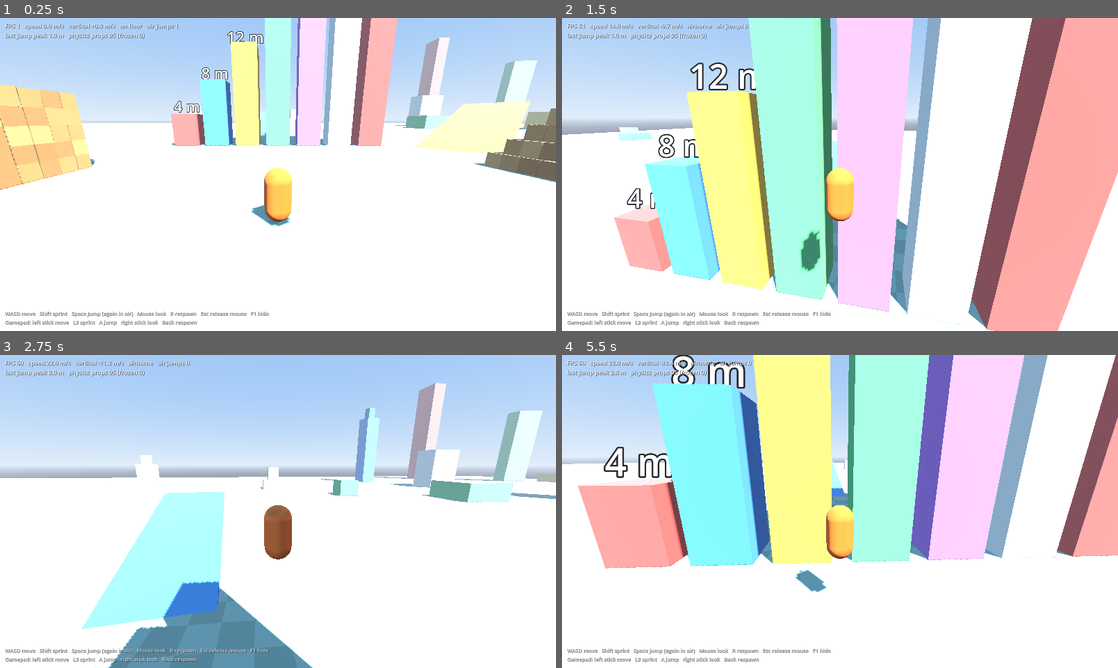
Above: before the commit, frames 1-4 (two rows, left to right).
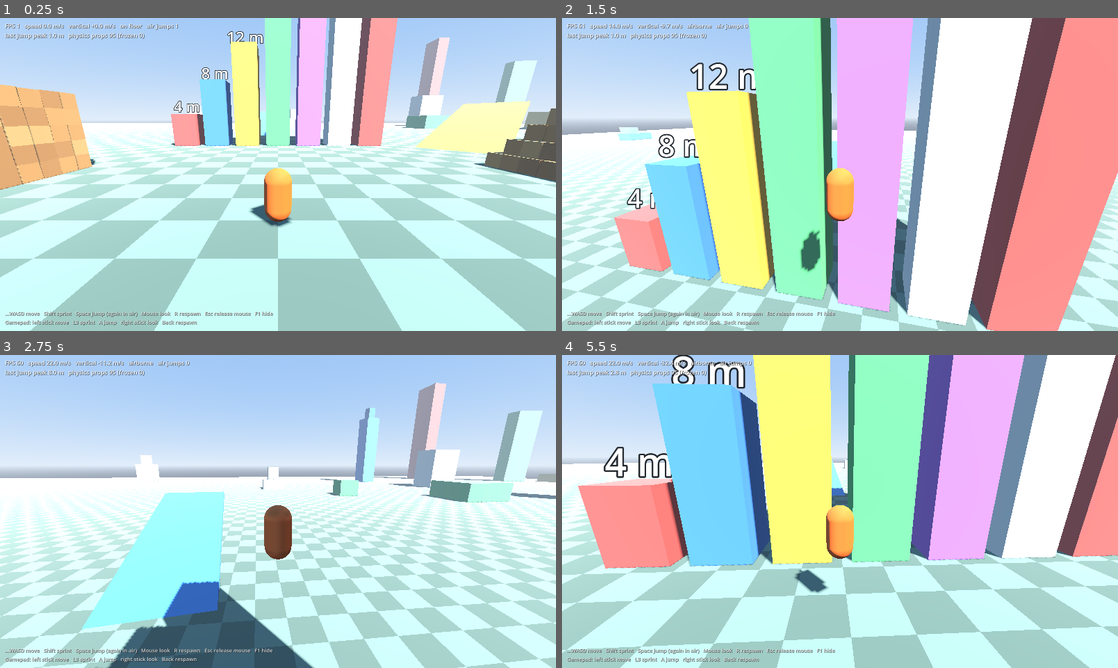
Above: after the commit, the same moments.

Repository: ashalluf/rando-game
Game: Godot game, scene res://scenes/levels/test_box.tscn
The game is run twice, just before and just after one commit, with the same random seed, the same clock (stepped at 60 frames per second) and the same inputs.
Inputs (mouse positions are in pixels of both pictures, inside the frame that each line leads up to):
- Up to frame 1 (0.25 s): no input
- Up to frame 2 (1.5 s): move the mouse to (867, 174) at 0.52 s; hold Shift (sprint) 0.53-1.28 s; hold W (move_forward) from 0.53 s (still down); tap Space (jump) at 0.77, 0.8, 1.07, 1.35 s; move the mouse to (812, 174) at 1.27 s
- Up to frame 3 (2.75 s): keep holding W (move_forward); tap Space (jump) at 1.52, 1.82, 2.3 s; tap Shift (sprint) at 1.55 s; move the mouse to (289, 505) at 2.02 s; hold Shift (sprint) from 2.03 s (still down)
- Up to frame 4 (5.5 s): keep holding W (move_forward); move the mouse to (834, 517) at 2.77 s; release Shift (sprint) at 2.78 s; tap Shift (sprint) at 2.85, 4.35 s; tap Space (jump) at 3.02, 3.32, 3.6, 3.77, 4.07, 4.52, 4.82, 5.3 s; move the mouse to (878, 514) at 3.52 s; tap R (respawn) at 4.15 s; move the mouse to (795, 508) at 4.27 s; move the mouse to (845, 511) at 5.02 s; hold Shift (sprint) from 5.03 s (still down)

The runs differ from the first frame. In frame 1, 64% of the frame differs, in the area x 0-100%, y 0-100%; in frame 2, 49%; in frame 3, 41%; in frame 4, 68%.

Commit message:
Add web build, GitHub Pages deploy, and exposure fix
Exports a single-threaded web build on every push and deploys it to
GitHub Pages when the repo is public (skipped while private). On web the
mouse is captured on first click instead of at load, which browsers
forbid. Sun and ambient light are lower and the ground checker darker
after the first browser screenshot showed a washed-out white ground.

How to test: Mac build from the latest release, or the browser at
https://ashalluf.github.io/rando-game/ once the repo is public.

Co-Authored-By: Claude Fable 5.1 <noreply@anthropic.com>
Claude-Session: https://claude.ai/code/session_013mJoQrtobT2mZqUs9rjLvy

Diff:
--- a/scenes/levels/test_box.tscn
+++ b/scenes/levels/test_box.tscn
@@ -18,7 +18,7 @@
 background_mode = 2
 sky = SubResource("Sky_sky")
 ambient_light_source = 3
-ambient_light_sky_contribution = 0.8
+ambient_light_sky_contribution = 0.45
 tonemap_mode = 2
 fog_enabled = true
 fog_light_color = Color(0.78, 0.86, 0.96, 1)
@@ -32,7 +32,7 @@
 environment = SubResource("Environment_env")
 
 [node name="Sun" type="DirectionalLight3D" parent="."]
-light_energy = 1.3
+light_energy = 1.0
 shadow_enabled = true
 directional_shadow_max_distance = 220.0
 
--- a/scripts/player/camera_rig.gd
+++ b/scripts/player/camera_rig.gd
@@ -37,7 +37,9 @@
 	if body:
 		spring_arm.add_excluded_object(body.get_rid())
 	_apply_rotation()
-	Input.mouse_mode = Input.MOUSE_MODE_CAPTURED
+	# Browsers only allow grabbing the mouse after a click, so on web we wait for one.
+	if not OS.has_feature("web"):
+		Input.mouse_mode = Input.MOUSE_MODE_CAPTURED
 
 
 func _unhandled_input(event: InputEvent) -> void:
--- a/scripts/ui/debug_hud.gd
+++ b/scripts/ui/debug_hud.gd
@@ -8,7 +8,9 @@
 
 
 func _ready() -> void:
-	hints.text = "WASD move   Shift sprint   Space jump (again in air)   Mouse look   R respawn   Esc release mouse   F1 hide\n" \
+	if OS.has_feature("web"):
+		hints.text = "Click the game to grab the mouse.\n"
+	hints.text += "WASD move   Shift sprint   Space jump (again in air)   Mouse look   R respawn   Esc release mouse   F1 hide\n" \
 		+ "Gamepad: left stick move   L3 sprint   A jump   right stick look   Back respawn"
 
 
--- a/scripts/world/test_level.gd
+++ b/scripts/world/test_level.gd
@@ -20,8 +20,8 @@
 
 @export_group("Look")
 @export var sun_rotation_degrees: Vector3 = Vector3(-52.0, 38.0, 0.0)
-@export var ground_color_a: Color = Color(0.64, 0.68, 0.60)
-@export var ground_color_b: Color = Color(0.56, 0.60, 0.52)
+@export var ground_color_a: Color = Color(0.50, 0.55, 0.46)
+@export var ground_color_b: Color = Color(0.38, 0.43, 0.35)
 ## Size of one ground checker cell (meters).
 @export var ground_cell_size: float = 2.0
 @export var box_palette: PackedColorArray = PackedColorArray([
Not shown, changed: export_presets.cfg
Not shown, changed: .github/workflows/godot-check.yml
Not shown, changed: CLAUDE.md
Not shown, changed: docs/GAME_PLAN.md
